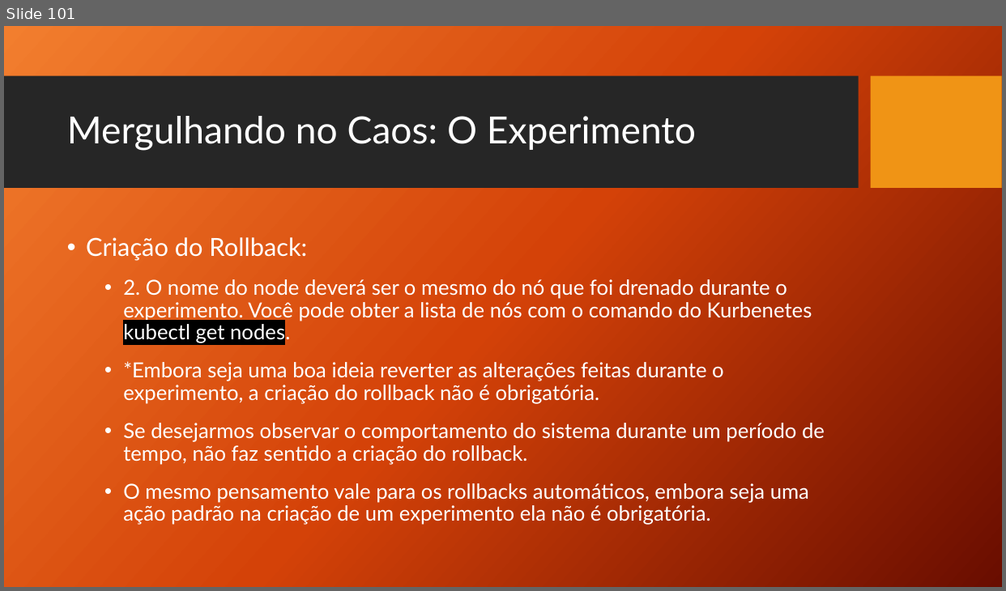
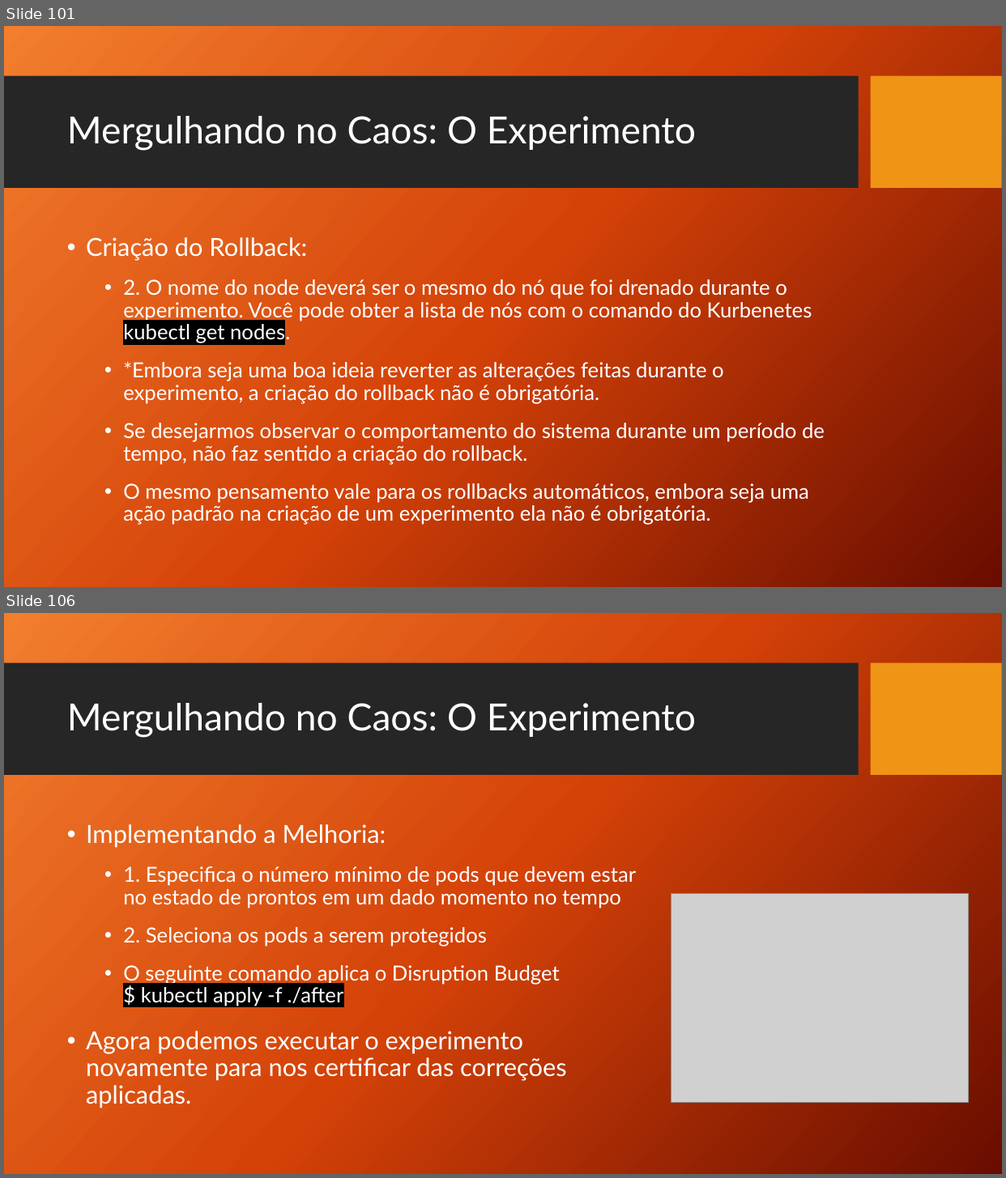
Before and after one commit to TCC-Chaos-Engineering/docs-chaos-engineering, a slide deck: docs/Chaos Engineering - Das Hipoteses aos Testes.pptx. Shown one above the other, each under a label of ours: slide 101 before the commit, slides 101 and 106 after it; the slides between them are not shown. The pictures are 1006x591 and 1006x1178 pixels, drawn with LibreOffice and Linux fonts; fonts in the diff are those of the drawing; grey boxes stand for pictures; background and template pictures are left out. Boxes give left, top, right and bottom in pixels: in the first picture for what was removed or moved away, otherwise in the second. Text is boxed around its words. In the diff, an @@ line names an element or a change of style, - is before the commit and + after.

Commit message:
Finaliza rollbacks e Kurbenetes Disruption Budget

```diff
--- a/docs/Chaos Engineering - Das Hipoteses aos Testes.pptx
+++ b/docs/Chaos Engineering - Das Hipoteses aos Testes.pptx
@@ slide 106 added at [4, 613, 1002, 1174], background picture (left out); not listed: 2 template elements that a slide beside it also shows @@
@@ title added at [67, 703, 696, 738], 36 pt, text #FFFFFF @@
+Mergulhando no Caos: O Experimento
@@ text added at [86, 824, 636, 1109], 20 pt, text #FFFFFF @@
+• Implementando a Melhoria:
+  • 1. Especifica o número mínimo de pods que devem estar no estado de prontos em um dado momento no tempo
+  • 2. Seleciona os pods a serem protegidos
+  • O seguinte comando aplica o Disruption Budget
+    $ kubectl apply -f ./after
+• Agora podemos executar o experimento novamente para nos certificar das correções aplicadas.
@@ picture added at [671, 894, 969, 1102] @@
```
Also in this commit, not shown: 1 slide changed, 30 other slides added.
